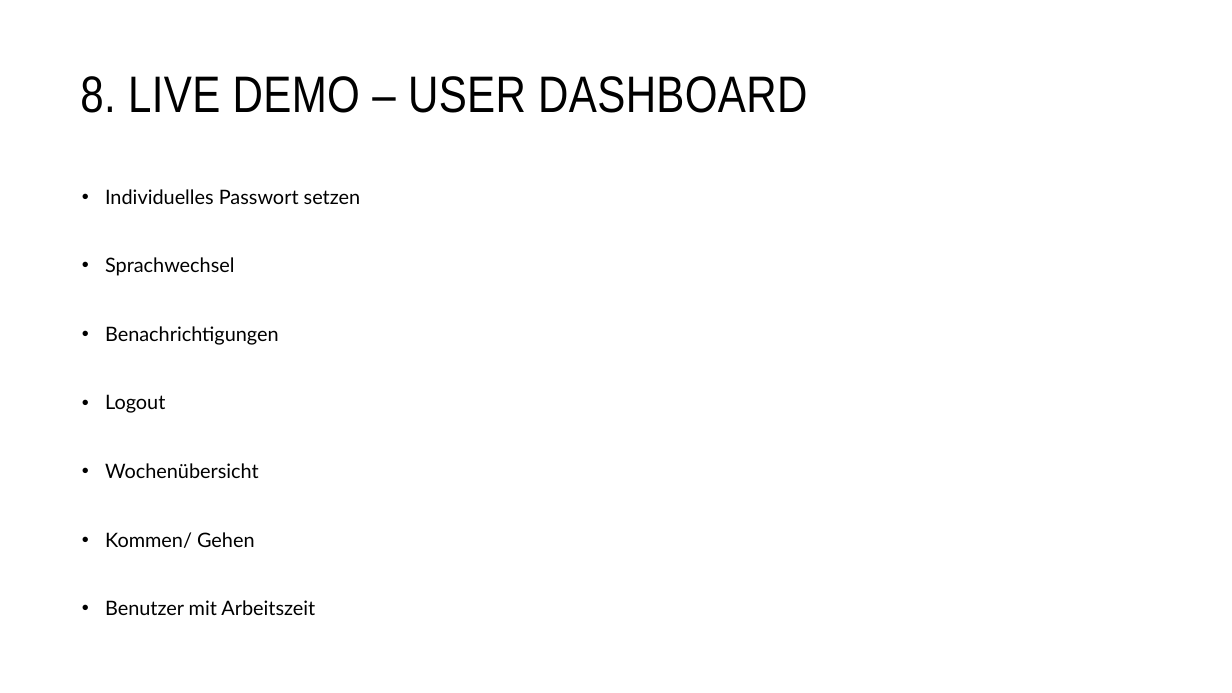
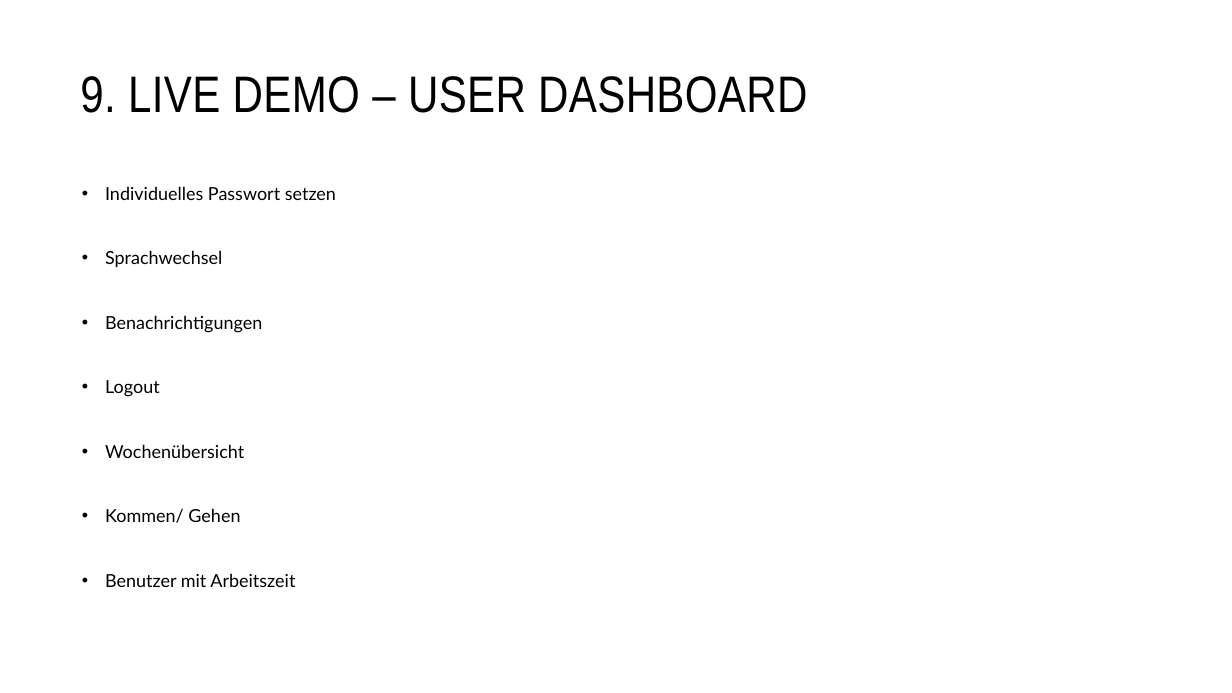
Before and after one commit to malu254/Eifrige-Otter-PM, a slide deck: slide 23 of Abgabe/Dokumentation/Präsentation.pptx. Drawn at 1232x693 pixels with LibreOffice and Linux fonts; fonts in the diff are those of the drawing. Boxes give left, top, right and bottom in pixels: in the first picture for what was removed or moved away, otherwise in the second. Text is boxed around its words. In the diff, an @@ line names an element or a change of style, - is before the commit and + after.

```diff
--- a/Abgabe/Dokumentation/Präsentation.pptx
+++ b/Abgabe/Dokumentation/Präsentation.pptx
@@ title at [80, 76, 807, 113]: text changed @@
-8. LIVE DEMO – USER DASHBOARD
+9. LIVE DEMO – USER DASHBOARD
@@ text "Individuelles Passwort setzen" at [105, 186, 336, 587]: size 15.5 to 14 pt @@
```
Also in this commit, not shown: 14 other slides changed, 1 slide added, 1 slide removed.
